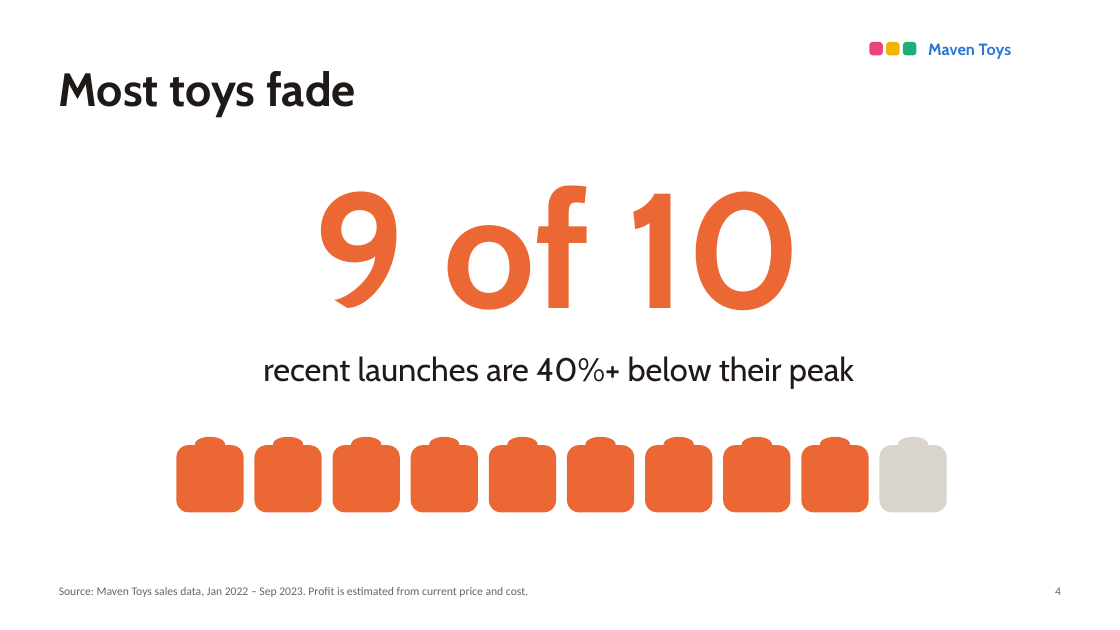
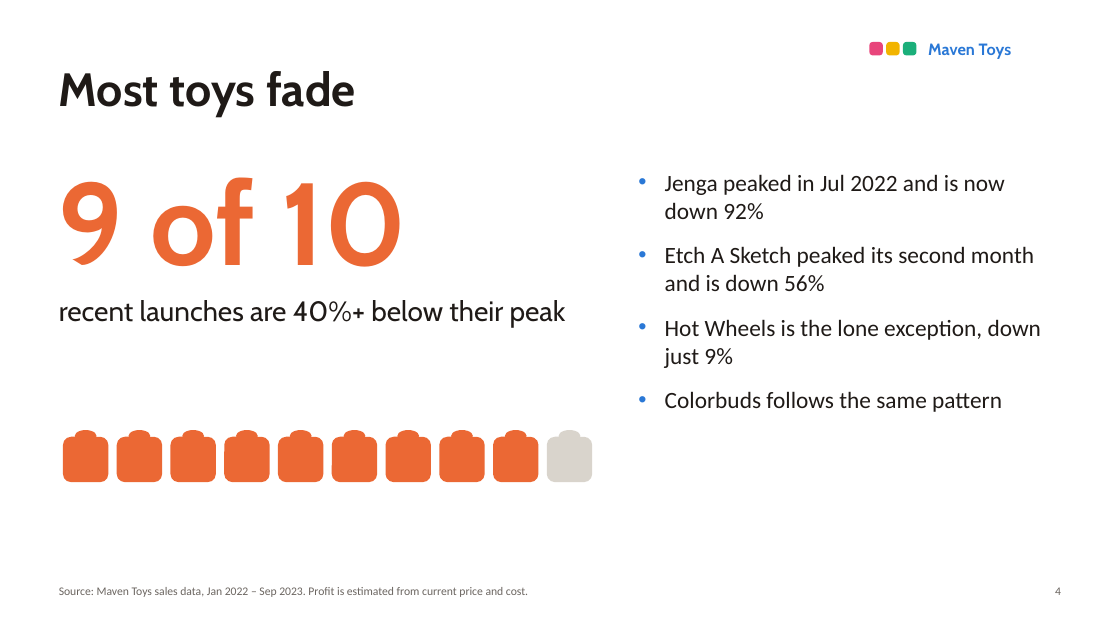
Before and after one commit to surajko9000/maven-toys-ai-analytics, a slide deck: slide 4 of site/deck/Colorbuds_to_Playfoam.pptx. Drawn at 1120x630 pixels with LibreOffice and Linux fonts; fonts in the diff are those of the drawing. Boxes give left, top, right and bottom in pixels: in the first picture for what was removed or moved away, otherwise in the second. Text is boxed around its words. In the diff, an @@ line names an element or a change of style, - is before the commit and + after.

```diff
--- a/site/deck/Colorbuds_to_Playfoam.pptx
+++ b/site/deck/Colorbuds_to_Playfoam.pptx
@@ text "9 of 10" at box(59, 177, 407, 267): size 140 to 100 pt; alignment centre to left @@
@@ text added at box(665, 174, 1041, 412), 20 pt, text #1F1A17 @@
+• Jenga peaked in Jul 2022 and is now down 92%
+• Etch A Sketch peaked its second month and is down 56%
+• Hot Wheels is the lone exception, down just 9%
+• Colorbuds follows the same pattern
@@ text "recent launches are 40%+ below ...": place and size @@
-text "recent launches are 40%+ below ..." at box(263, 356, 854, 389)
+text "recent launches are 40%+ below ..." at box(59, 300, 566, 328)
@@ text "recent launches are 40%+ below ..." at box(59, 300, 566, 328): size 28 to 24 pt; alignment centre to left @@
@@ rounded rectangle: place and size @@
-rounded rectangle at box(176, 445, 244, 513)
+rounded rectangle at box(63, 437, 108, 482)
@@ ellipse: place and size @@
-ellipse at box(195, 437, 225, 452)
+ellipse at box(75, 430, 97, 442)
@@ rounded rectangle: place and size @@
-rounded rectangle at box(255, 445, 322, 513)
+rounded rectangle at box(117, 437, 162, 482)
@@ ellipse: place and size @@
-ellipse at box(273, 437, 303, 452)
+ellipse at box(129, 430, 150, 442)
@@ rounded rectangle: place and size @@
-rounded rectangle at box(333, 445, 400, 513)
+rounded rectangle at box(171, 437, 216, 482)
@@ ellipse: place and size @@
-ellipse at box(351, 437, 381, 452)
+ellipse at box(182, 430, 204, 442)
@@ rounded rectangle: place and size @@
-rounded rectangle at box(411, 445, 478, 513)
+rounded rectangle at box(224, 437, 270, 482)
@@ ellipse: place and size @@
-ellipse at box(429, 437, 460, 452)
+ellipse at box(236, 430, 258, 442)
@@ rounded rectangle: place and size @@
-rounded rectangle at box(489, 445, 556, 513)
+rounded rectangle at box(278, 437, 323, 482)
@@ ellipse: place and size @@
-ellipse at box(507, 437, 538, 452)
+ellipse at box(290, 430, 312, 442)
@@ rounded rectangle: place and size @@
-rounded rectangle at box(567, 445, 634, 513)
+rounded rectangle at box(332, 437, 377, 482)
@@ ellipse: place and size @@
-ellipse at box(586, 437, 616, 452)
+ellipse at box(344, 430, 365, 442)
@@ rounded rectangle: place and size @@
-rounded rectangle at box(645, 445, 712, 513)
+rounded rectangle at box(386, 437, 431, 482)
@@ ellipse: place and size @@
-ellipse at box(664, 437, 694, 452)
+ellipse at box(397, 430, 419, 442)
@@ rounded rectangle: place and size @@
-rounded rectangle at box(723, 445, 791, 513)
+rounded rectangle at box(439, 437, 485, 482)
@@ ellipse: place and size @@
-ellipse at box(742, 437, 772, 452)
+ellipse at box(451, 430, 473, 442)
@@ rounded rectangle: place and size @@
-rounded rectangle at box(802, 445, 869, 513)
+rounded rectangle at box(493, 437, 539, 482)
@@ ellipse: place and size @@
-ellipse at box(820, 437, 850, 452)
+ellipse at box(505, 430, 527, 442)
@@ rounded rectangle: place and size @@
-rounded rectangle at box(880, 445, 947, 513)
+rounded rectangle at box(547, 437, 592, 482)
@@ ellipse: place and size @@
-ellipse at box(898, 437, 928, 452)
+ellipse at box(559, 430, 581, 442)
```
Also in this commit, not shown: 4 other slides changed, 6 other files.
